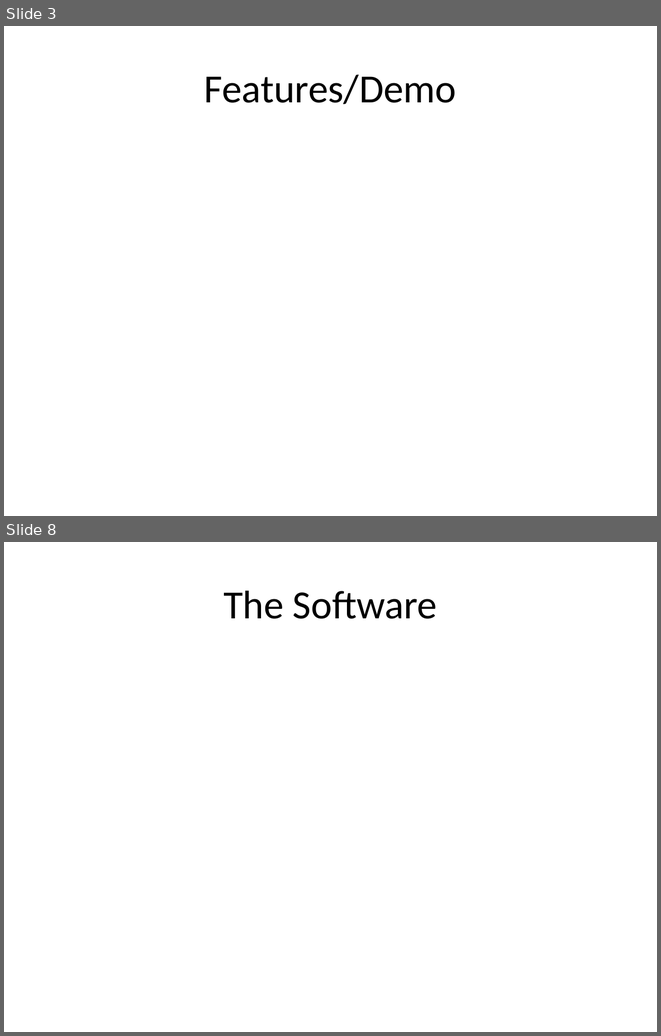
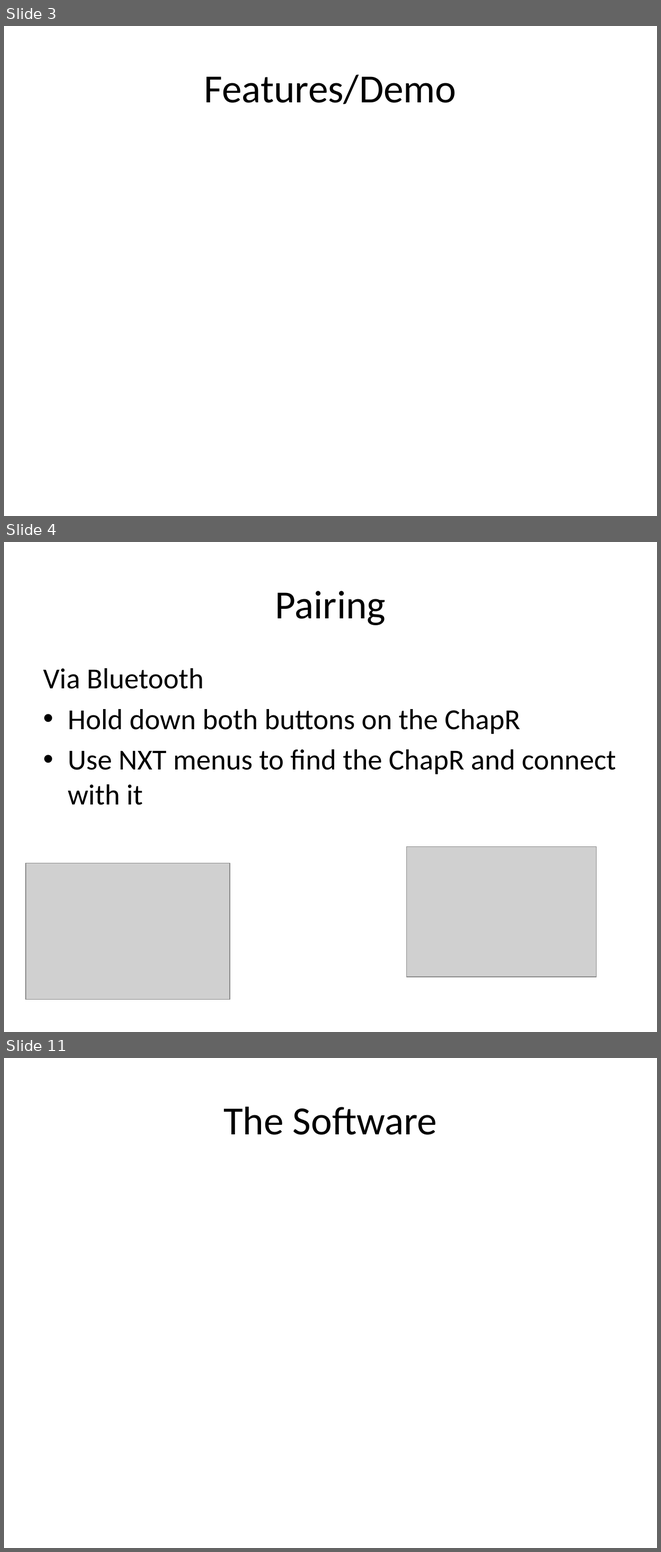
Before and after one commit to ChapResearch/ChapR, a slide deck: ChaprSVN/Promo/Presentation for FTC.pptx. Shown one above the other, each under a label of ours: slides 3 and 8 before the commit, slides 3, 4 and 11 after it; the slides between them are not shown. The pictures are 661x1036 and 661x1552 pixels, drawn with LibreOffice and Linux fonts; fonts in the diff are those of the drawing; grey boxes stand for pictures. Boxes give left, top, right and bottom in pixels: in the first picture for what was removed or moved away, otherwise in the second. Text is boxed around its words. In the diff, an @@ line names an element or a change of style, - is before the commit and + after.

Commit message:
Added more pictures and updated the presentation for FTC.

```diff
--- a/ChaprSVN/Promo/Presentation for FTC.pptx
+++ b/ChaprSVN/Promo/Presentation for FTC.pptx
@@ slide 4 added at box(4, 542, 657, 1032), background #FFFFFF @@
@@ title added at box(275, 591, 386, 625), 44 pt, text #000000 @@
+Pairing
@@ text added at box(43, 668, 616, 805), 32 pt, text #000000 @@
+Via Bluetooth
+• Hold down both buttons on the ChapR
+• Use NXT menus to find the ChapR and connect with it
@@ picture added at box(407, 847, 596, 977) @@
@@ picture added at box(26, 863, 229, 999) @@
@@ what was slide 8 is now slide 11 @@
```
Also in this commit, not shown: 2 slides changed, 4 other slides added, 2 slides removed, 8 other files.
